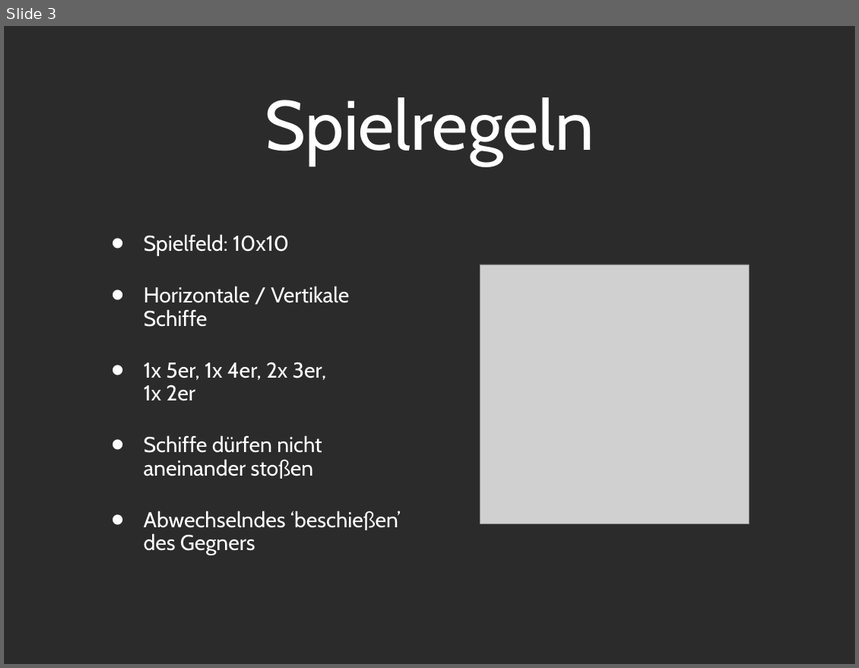
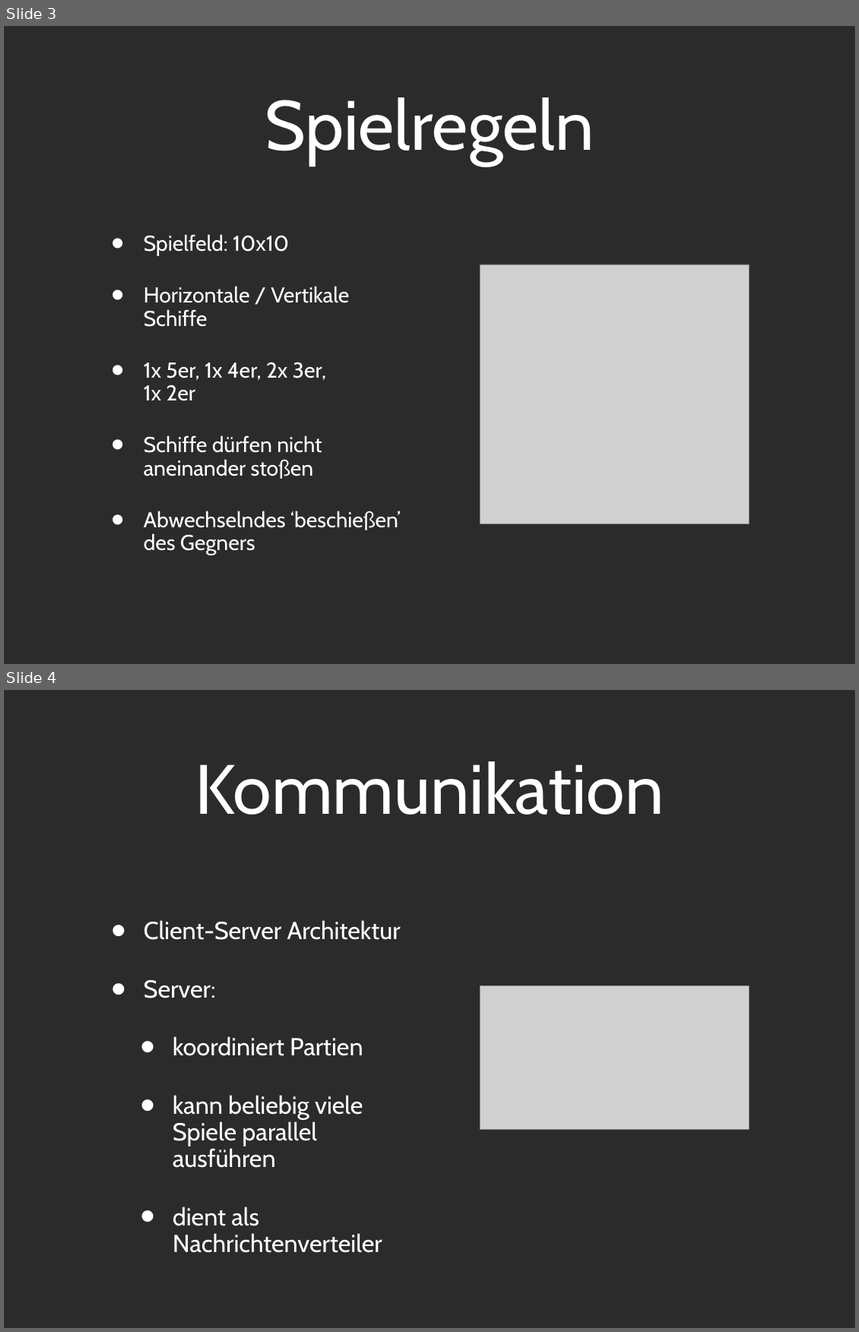
Before and after one commit to Tsopic/ai-battleship, a slide deck: Präsentation/Presentation_PPT.ppt. Shown one above the other, each under a label of ours: slide 3 before the commit, slides 3 and 4 after it. The pictures are 859x668 and 859x1332 pixels, drawn with LibreOffice and Linux fonts; fonts in the diff are those of the drawing; grey boxes stand for pictures; background and template pictures are left out; a plain dark background stands for a picture behind light text. Boxes give left, top, right and bottom in pixels: in the first picture for what was removed or moved away, otherwise in the second. Text is boxed around its words. In the diff, an @@ line names an element or a change of style, - is before the commit and + after.

```diff
--- a/Präsentation/Presentation_PPT.ppt
+++ b/Präsentation/Presentation_PPT.ppt
@@ slide 4 added at bbox=[4, 690, 855, 1328], background picture (left out) @@
@@ title added at bbox=[196, 761, 664, 815], 84 pt, text #FFFFFF @@
+Kommunikation
@@ text added at bbox=[144, 920, 401, 1253], 29.6 pt, text #FFFFFF @@
+• Client-Server Architektur
+• Server:
+  • koordiniert Partien
+  • kann beliebig viele Spiele parallel ausführen
+  • dient als Nachrichtenverteiler
@@ picture added at bbox=[481, 986, 750, 1130] @@
```
Also in this commit, not shown: 1 slide changed, 5 other slides added, 1 slide removed, 1 other file.
